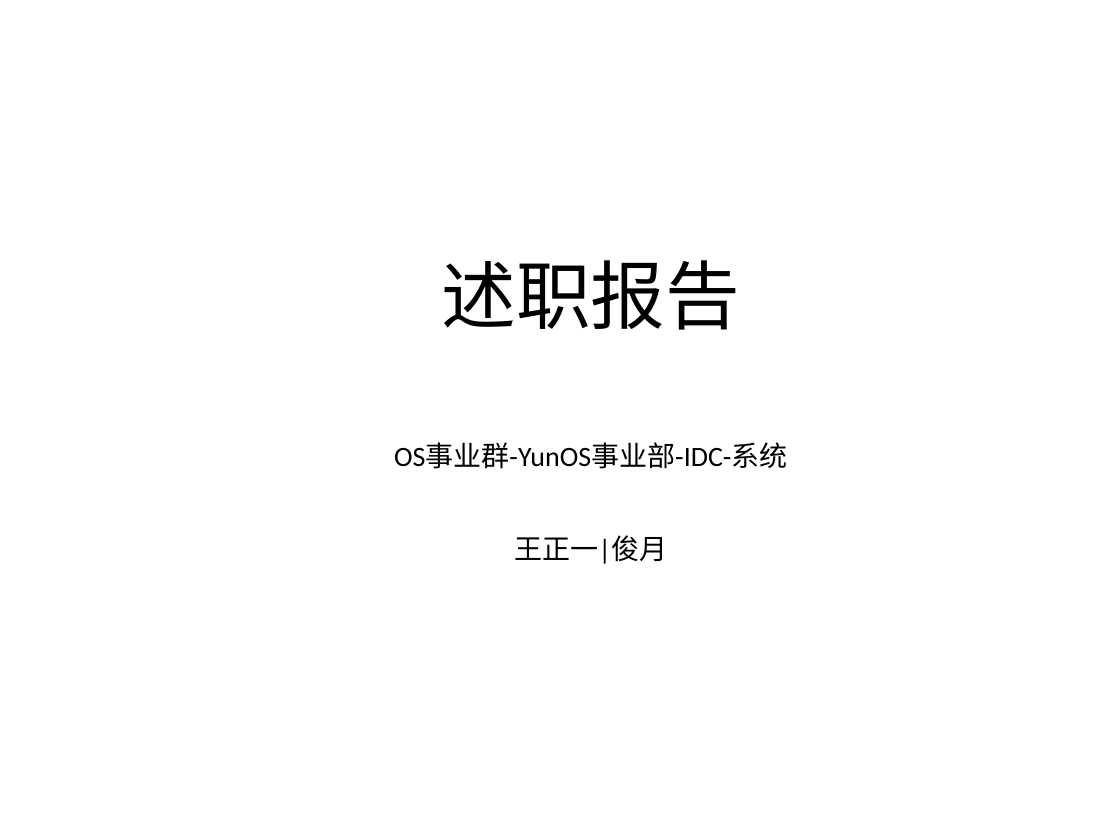
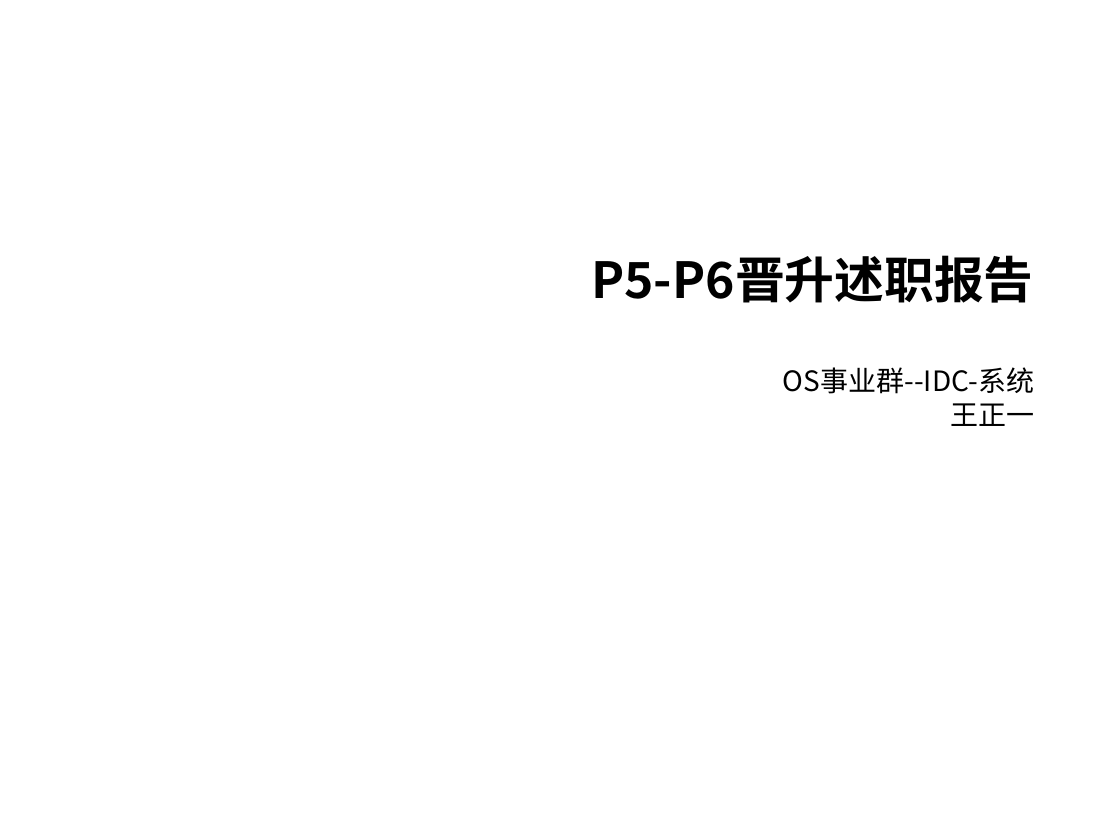
Before and after one commit to wangzhengyi/WangZhengyi, a slide deck: slide 1 of promote.pptx. Drawn at 1120x840 pixels with LibreOffice and Linux fonts; fonts in the diff are those of the drawing. Boxes give left, top, right and bottom in pixels: in the first picture for what was removed or moved away, otherwise in the second. Text is boxed around its words. In the diff, an @@ line names an element or a change of style, - is before the commit and + after.

```diff
--- a/promote.pptx
+++ b/promote.pptx
@@ text at [591, 255, 1033, 303]: text changed; size 48 to 32 pt; font Calibri to Noto Sans CJK SC; bold on @@
-述职报告
+P5-P6晋升述职报告
@@ text at [783, 367, 1034, 426]: text changed; font Calibri to Noto Sans CJK SC @@
-OS事业群-YunOS事业部-IDC-系统
+OS事业群--IDC-系统
+王正一
@@ text removed at [514, 535, 667, 564] @@
-王正一|俊月
```
Also in this commit, not shown: 5 other slides changed, 9 slides added, 6 slides removed.
